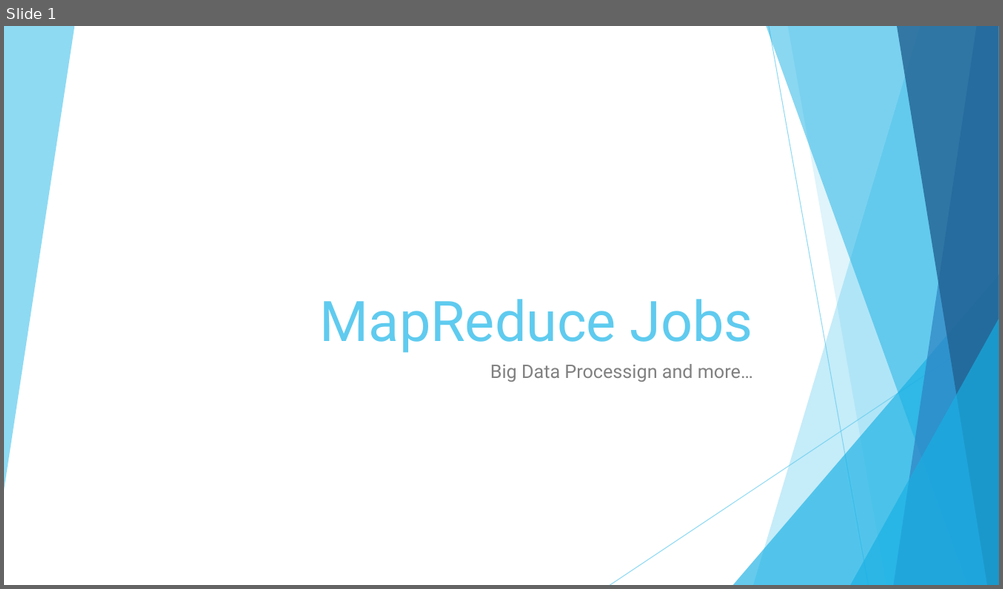
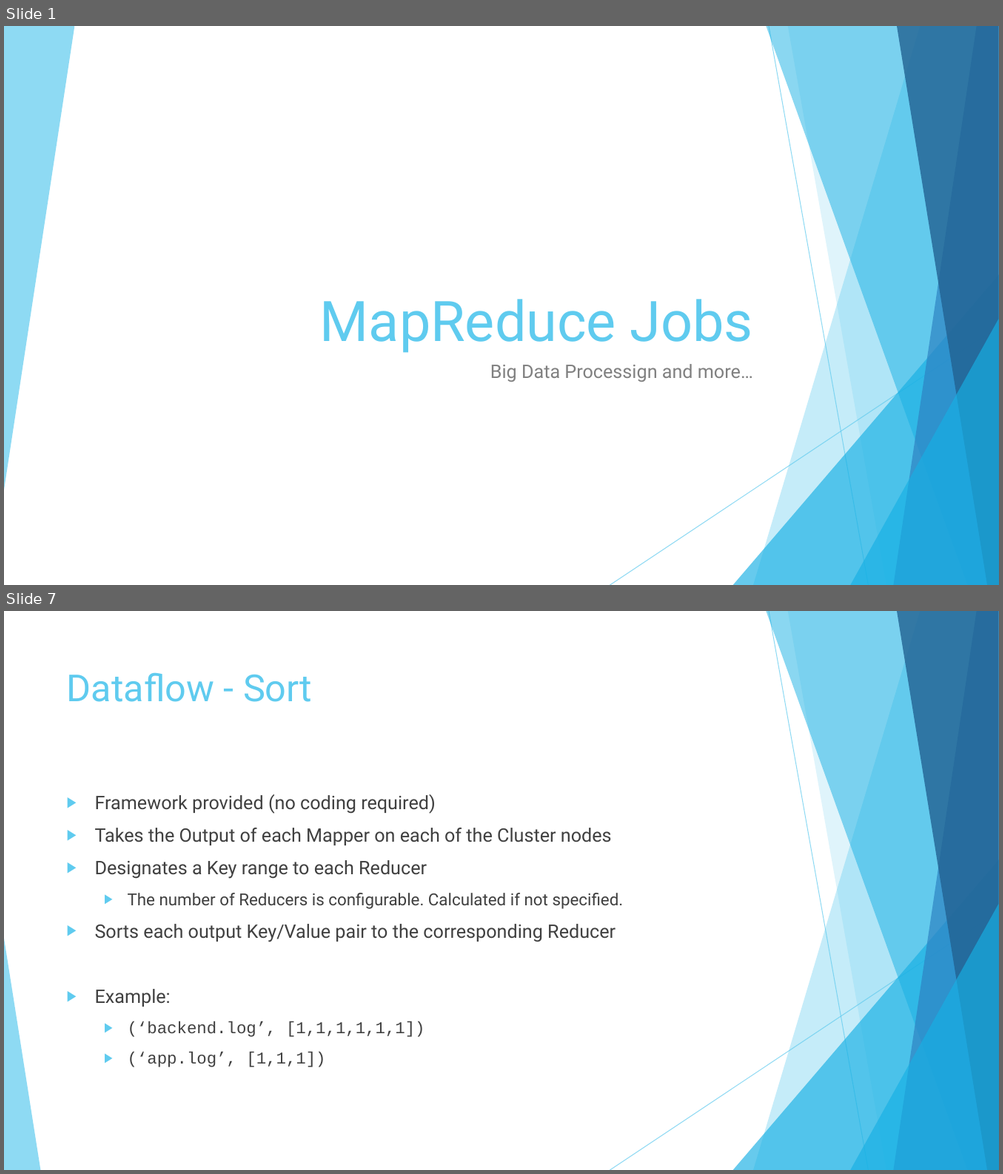
Before and after one commit to number8/blog, a slide deck: 2013-09/hadoop-map-reduce/MapReduce.pptx. Shown one above the other, each under a label of ours: slide 1 before the commit, slides 1 and 7 after it; the slides between them are not shown. The pictures are 1003x589 and 1003x1174 pixels, drawn with LibreOffice and Linux fonts; fonts in the diff are those of the drawing. Boxes give left, top, right and bottom in pixels: in the first picture for what was removed or moved away, otherwise in the second. Text is boxed around its words. In the diff, an @@ line names an element or a change of style, - is before the commit and + after.

```diff
--- a/2013-09/hadoop-map-reduce/MapReduce.pptx
+++ b/2013-09/hadoop-map-reduce/MapReduce.pptx
@@ slide 7 added at [4,611,999,1170], background #FFFFFF; not listed: 9 template elements that a slide beside it also shows @@
@@ title added at [67,672,312,702], 36 pt, text #5FCBEF @@
+Dataflow - Sort
@@ text added at [95,795,623,1068], 18 pt, text #404040 @@
+▶ Framework provided (no coding required)
+▶ Takes the Output of each Mapper on each of the Cluster nodes
+▶ Designates a Key range to each Reducer
+  ▶ The number of Reducers is configurable. Calculated if not specified.
+▶ Sorts each output Key/Value pair to the corresponding Reducer
+▶ Example:
+  ▶ (‘backend.log’, [1,1,1,1,1,1])
+  ▶ (‘app.log’, [1,1,1])
@@ triangle added at [4,939,40,1170], fill #5FCBEF at 70% opacity @@
```
Also in this commit, not shown: 1 slide changed, 18 other slides added, 1 slide removed, 8 other files.
